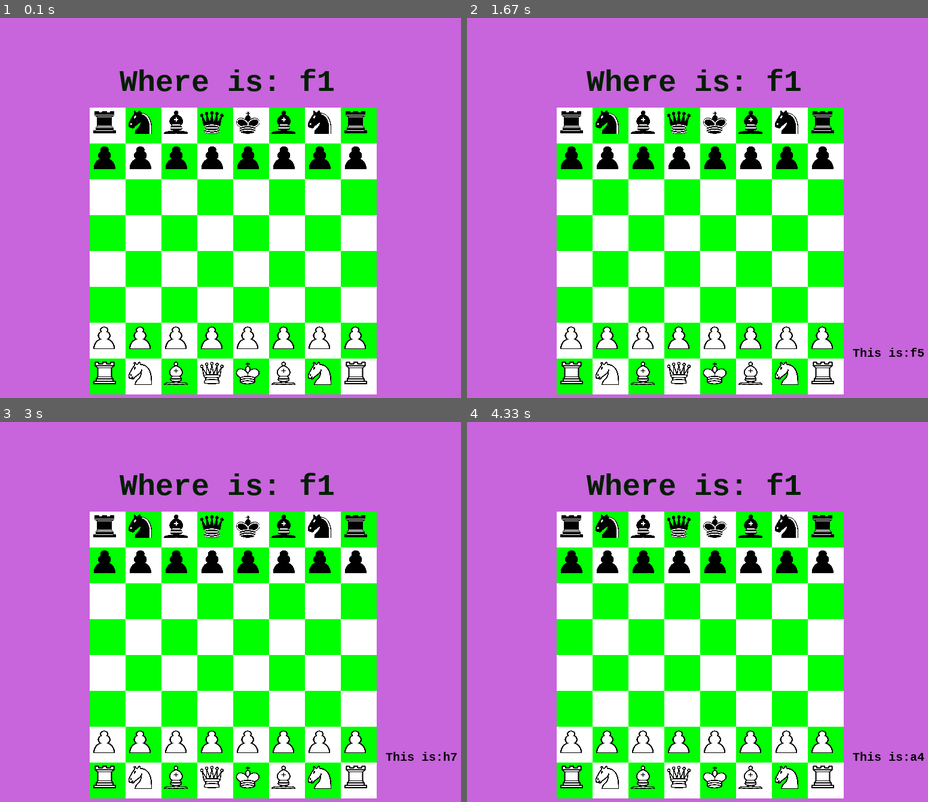
Above: before the commit, frames 1-4 (two rows, left to right).
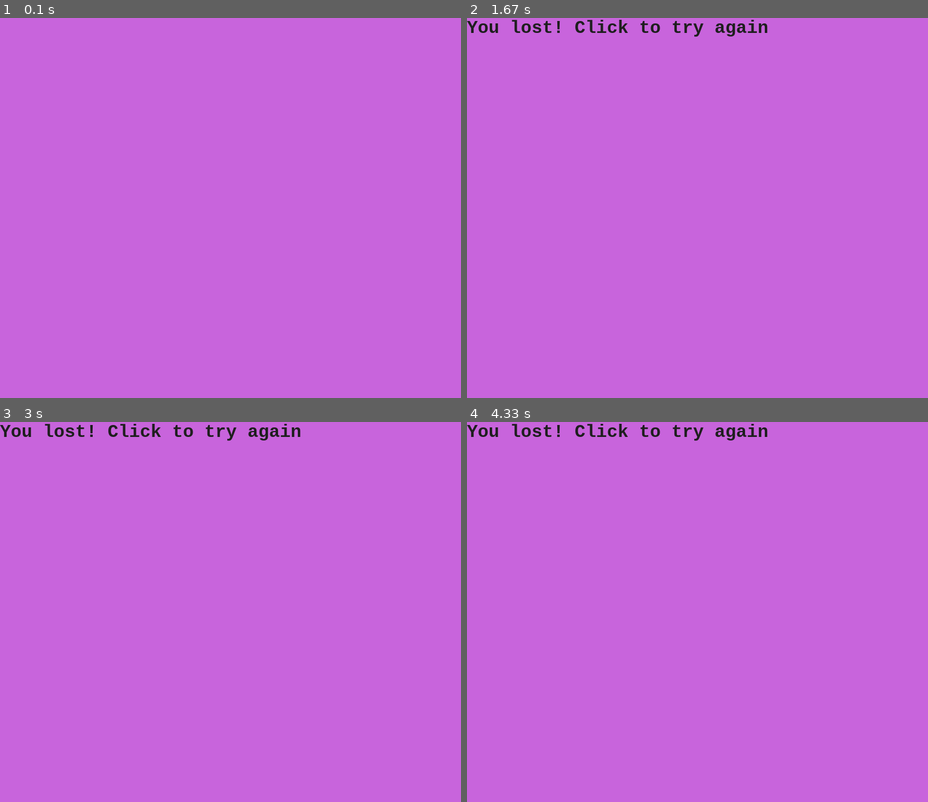
Above: after the commit, the same moments.

Repository: Paravati/LearningChessWithFun
Game: pygame game, started from chessBoardTest_15_09.py
Same seed, same stepped clock (60 frames per second), same inputs: the game is played once before the commit and once after it.
Inputs (mouse positions are in pixels of both pictures, inside the frame that each line leads up to):
- Up to frame 1 (0.1 s): no input
- Up to frame 2 (1.67 s): click (706, 211) at 0.38 s; click (573, 124) at 0.72 s; click (559, 303) at 1.05 s; click (762, 246) at 1.38 s
- Up to frame 3 (3 s): click (69, 604) at 1.72 s; click (239, 665) at 2.05 s; click (170, 536) at 2.38 s; click (364, 581) at 2.72 s
- Up to frame 4 (4.33 s): click (881, 585) at 3.05 s; click (554, 566) at 3.38 s; click (812, 520) at 3.72 s; click (573, 657) at 4.05 s

The runs differ from the first frame. In frame 1, 48% of the frame differs, in the area x 19-82%, y 13-100%; in frame 2, 49%, in the area x 0-100%, y 0-100%; in frame 3, 49%; in frame 4, 49%.

Commit message:
different starting gameplay

Diff:
--- a/chessBoardTest_15_09.py
+++ b/chessBoardTest_15_09.py
@@ -3,6 +3,36 @@
 import pygame
 import numpy as np
 import random
+
+
+def startGame():
+    pygame.init()
+    surface = pygame.display.set_mode((800, 650))
+    colorOfTheSurface = (200, 100, 220)
+    surface.fill(colorOfTheSurface)
+    isNewGame = True
+    myFont = pygame.font.SysFont("Courier", 30, bold=True)
+    while True:
+        surface.fill(colorOfTheSurface)
+        ev = pygame.event.poll()
+
+        if ev.type == pygame.QUIT:
+            break
+        if ev.type == pygame.MOUSEBUTTONDOWN:
+            isNewGame = False
+            draw_board([6, 4, 2, 0, 5, 7, 1, 3])
+
+        if isNewGame is False:
+            text = myFont.render("You lost! Click to try again", True, (30, 30, 30), colorOfTheSurface)
+            surface.blit(text, (0, 0))
+
+        pygame.display.flip()  # displaying pygame window
+    pygame.quit()
+    # inp = input("Hello! This is chess learning module.\n Do you wanna play (click 1 if yes)? ")
+    # if inp is '1':
+    #     draw_board([6, 4, 2, 0, 5, 7, 1, 3])
+    # else:
+    #     print("OK, next time :) ")
 
 
 def draw_board(the_board):
@@ -23,7 +53,6 @@
     surface.fill(colorOfTheSurface)
     myFont = pygame.font.SysFont("Courier", 50, bold=True)
     mySmallFont = pygame.font.SysFont("Courier", 20, bold=True)
-    myHugeFont = pygame.font.SysFont("Courier", 100, bold=True)
 
     fieldForUser = generateFieldForUser(board_field_names)  # initialization a first quest for user
     the_text = myFont.render(generateText(fieldForUser), True, (0, 30, 0), (255, 255, 255))
@@ -66,6 +95,7 @@
             else:
                 the_text = mySmallFont.render(generateText("This is:" + field_name), True, (0, 0, 0), colorOfTheSurface)
                 surface.blit(the_text, (645, 550))
+                return 0
 
         pygame.display.flip()  # displaying pygame window
     pygame.quit()
@@ -137,8 +167,7 @@
     clickedField = ""
     for i in range(0, len(listWithFieldNames)):
         for j in range(0, len(listWithFieldNames)):
-            if offset_X + lenSquare * i < pos[0] < offset_X + lenSquare * (i + 1) and pos[
-                1] > offset_Y + lenSquare * j and pos[1] < offset_Y + lenSquare * (j + 1):
+            if offset_X + lenSquare * i < pos[0] < offset_X + lenSquare * (i + 1) and pos[1] > offset_Y + lenSquare * j and pos[1] < offset_Y + lenSquare * (j + 1):
                 clickedField = listWithFieldNames[i][j]
                 print(listWithFieldNames[i][j])
     return clickedField
@@ -151,7 +180,8 @@
 
 
 if __name__ == "__main__":
-    draw_board([6, 4, 2, 0, 5, 7, 1, 3])
+    startGame()
+    # draw_board([6, 4, 2, 0, 5, 7, 1, 3])
 
     # draw_board([0, 5, 3, 1, 6, 4, 2])    # 7 x 7 to test window size
     # draw_board([9, 6, 0, 3, 10, 7, 2, 4, 12, 8, 11, 5, 1])  # 13 x 13
